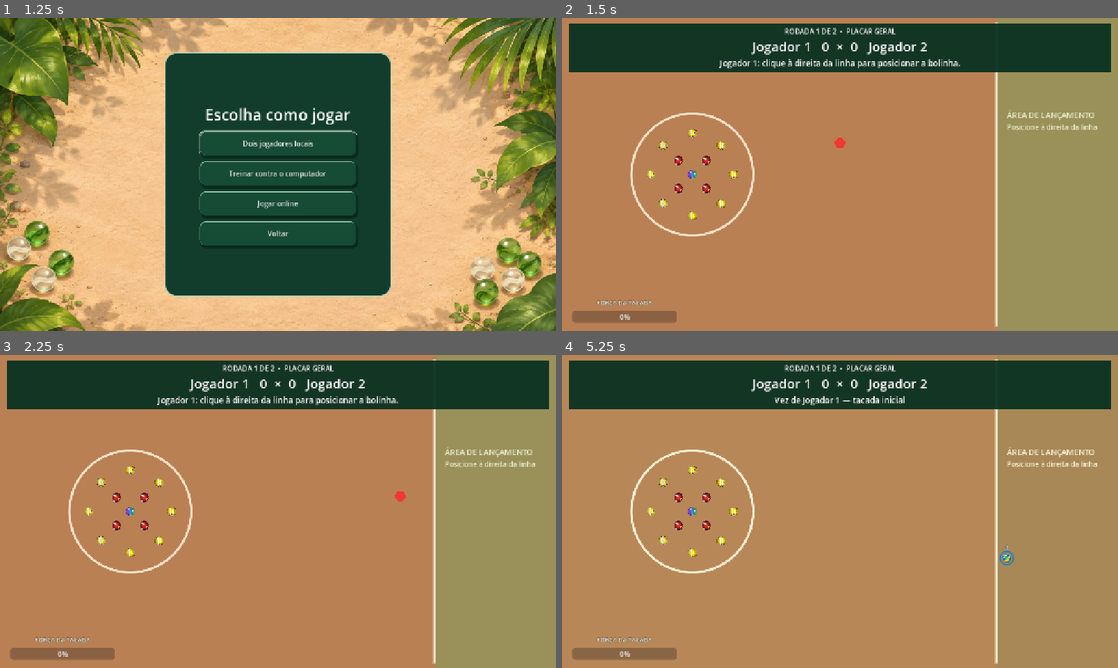
Above: before the commit, frames 1-4 (two rows, left to right).
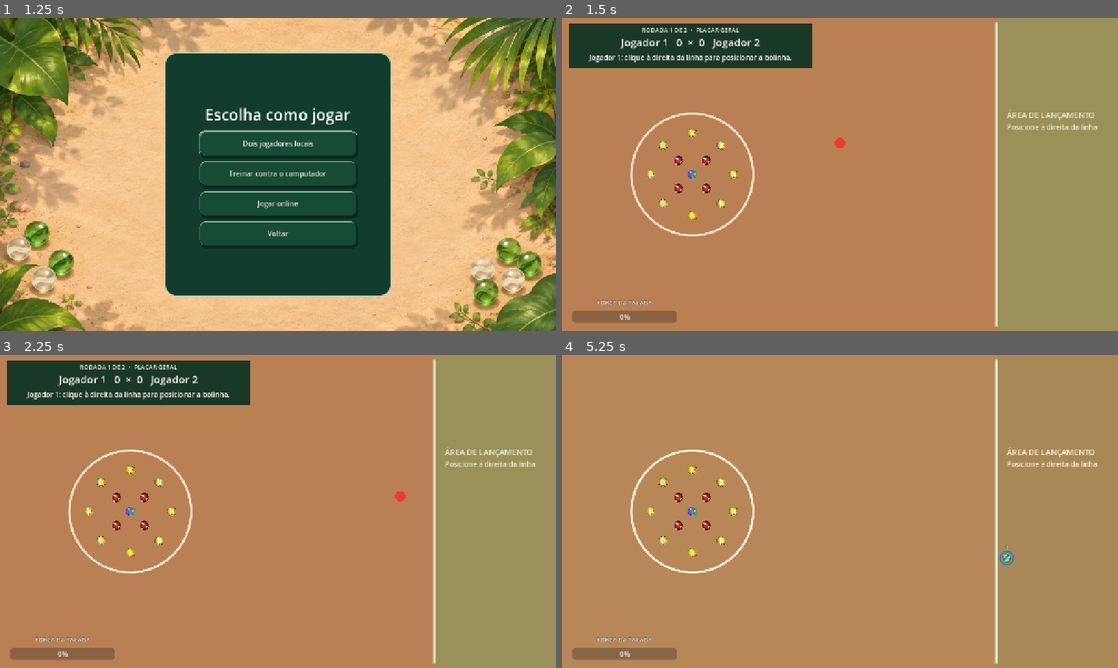
Above: after the commit, the same moments.

Repository: MatheusBrunoC/gudinho-da-amazonia
Game: Godot game, scene res://cenas/menu_inicial.tscn
The game is run twice, just before and just after one commit, with the same random seed, the same clock (stepped at 60 frames per second) and the same inputs.
Inputs (mouse positions are in pixels of both pictures, inside the frame that each line leads up to):
- Up to frame 1 (1.25 s): click "Jogar" at 0.5 s
- Up to frame 2 (1.5 s): click "Dois jogadores locais" at 1.25 s
- Up to frame 3 (2.25 s): tap Enter at 2 s; move the mouse to (400, 495) at 2.02 s; click (400, 495) at 2.17 s
- Up to frame 4 (5.25 s): tap Space at 2.75, 4.25 s; move the mouse to (728, 527) at 2.77 s; click (728, 527) at 2.92 s; tap Enter at 3.5, 5 s; move the mouse to (895, 442) at 3.52 s; click (895, 442) at 3.67 s; move the mouse to (812, 574) at 4.27 s; click (812, 574) at 4.42 s; move the mouse to (1006, 558) at 5.02 s; click (1006, 558) at 5.17 s

Frame 1 is identical in both runs. In frame 2, 10% of the frame differs, in the area x 1-99%, y 1-18%; in frame 3, 10%; in frame 4, 15%.

Commit message:
ajuste HUD, oculta placar durante mira e configura audio web

Diff:
--- a/cenas/interface.tscn
+++ b/cenas/interface.tscn
@@ -3,13 +3,6 @@
 [ext_resource type="Script" uid="uid://do60ct17lg68r" path="res://scripts/interface_partida.gd" id="1_djdx6"]
 [ext_resource type="Theme" uid="uid://ba2iyc674i7ad" path="res://recursos/tema_interface.tres" id="2_psy7u"]
 [ext_resource type="Script" uid="uid://81qoy0f6tap1" path="res://scripts/barra_forca.gd" id="3_fh05e"]
-
-[sub_resource type="StyleBoxFlat" id="StyleBoxFlat_fh05e"]
-bg_color = Color(0.04755766, 0.047557645, 0.047557645, 1)
-corner_radius_top_left = 8
-corner_radius_top_right = 8
-corner_radius_bottom_right = 8
-corner_radius_bottom_left = 8
 
 [node name="Interface" type="CanvasLayer" unique_id=1724434939]
 script = ExtResource("1_djdx6")
@@ -24,92 +17,84 @@
 mouse_filter = 2
 theme = ExtResource("2_psy7u")
 
-
-[node name="Faixa" type="ColorRect" parent="HUD"]
+[node name="Faixa" type="ColorRect" parent="HUD" unique_id=1300386140]
 layout_mode = 0
 offset_left = 16.0
 offset_top = 12.0
-offset_right = 1264.0
-offset_bottom = 124.0
+offset_right = 576.0
+offset_bottom = 116.0
 mouse_filter = 2
-color = Color(0.035, 0.19, 0.13, 0.94)
+color = Color(0.035, 0.19, 0.13, 0.9)
 
-[node name="TextoRodada" type="Label" parent="HUD"]
+[node name="TextoRodada" type="Label" parent="HUD" unique_id=1883179827]
 layout_mode = 0
-offset_left = 270.0
+offset_left = 28.0
 offset_top = 18.0
-offset_right = 1010.0
-offset_bottom = 44.0
-mouse_filter = 2
-theme_override_font_sizes/font_size = 16
+offset_right = 564.0
+offset_bottom = 38.0
 theme_override_colors/font_outline_color = Color(0.04, 0.12, 0.08, 1)
-theme_override_constants/outline_size = 3
+theme_override_constants/outline_size = 2
+theme_override_font_sizes/font_size = 14
 text = "RODADA 1 DE 2 • PLACAR GERAL"
 horizontal_alignment = 1
 vertical_alignment = 1
-autowrap_mode = 3
 
-[node name="TextoPontuacao" type="Label" parent="HUD"]
+[node name="TextoPontuacao" type="Label" parent="HUD" unique_id=766829730]
 layout_mode = 0
-offset_left = 260.0
-offset_top = 43.0
-offset_right = 1020.0
-offset_bottom = 87.0
-mouse_filter = 2
-theme_override_font_sizes/font_size = 30
+offset_left = 28.0
+offset_top = 39.0
+offset_right = 564.0
+offset_bottom = 71.0
 theme_override_colors/font_outline_color = Color(0.04, 0.12, 0.08, 1)
-theme_override_constants/outline_size = 3
+theme_override_constants/outline_size = 2
+theme_override_font_sizes/font_size = 24
 text = "Jogador 1   0 × 0   Jogador 2"
 horizontal_alignment = 1
 vertical_alignment = 1
 autowrap_mode = 3
 
-[node name="TextoVez" type="Label" parent="HUD"]
+[node name="TextoVez" type="Label" parent="HUD" unique_id=1623765585]
 layout_mode = 0
-offset_left = 250.0
-offset_top = 88.0
-offset_right = 1030.0
-offset_bottom = 120.0
-mouse_filter = 2
-theme_override_font_sizes/font_size = 19
+offset_left = 28.0
+offset_top = 72.0
+offset_right = 564.0
+offset_bottom = 110.0
 theme_override_colors/font_outline_color = Color(0.04, 0.12, 0.08, 1)
-theme_override_constants/outline_size = 3
+theme_override_constants/outline_size = 2
+theme_override_font_sizes/font_size = 16
 text = "Vez de Jogador 1"
 horizontal_alignment = 1
 vertical_alignment = 1
 autowrap_mode = 3
 
-[node name="TextoAviso" type="Label" parent="HUD"]
+[node name="TextoAviso" type="Label" parent="HUD" unique_id=40586328]
 layout_mode = 0
 offset_left = 120.0
 offset_top = 130.0
 offset_right = 1160.0
 offset_bottom = 182.0
-mouse_filter = 2
-theme_override_font_sizes/font_size = 19
 theme_override_colors/font_outline_color = Color(0.04, 0.12, 0.08, 1)
 theme_override_constants/outline_size = 3
-text = ""
+theme_override_font_sizes/font_size = 19
 horizontal_alignment = 1
 vertical_alignment = 1
 autowrap_mode = 3
 
-[node name="RotuloForca" type="Label" parent="HUD"]
+[node name="RotuloForca" type="Label" parent="HUD" unique_id=515982182]
 layout_mode = 0
 offset_left = 24.0
 offset_top = 644.0
 offset_right = 264.0
 offset_bottom = 666.0
-mouse_filter = 2
-theme_override_font_sizes/font_size = 14
 theme_override_colors/font_outline_color = Color(0.04, 0.12, 0.08, 1)
 theme_override_constants/outline_size = 3
+theme_override_font_sizes/font_size = 14
 text = "FORÇA DA TACADA"
 horizontal_alignment = 1
 vertical_alignment = 1
 autowrap_mode = 3
 
-[node name="BarraForca" type="ProgressBar" parent="HUD"]
+[node name="BarraForca" type="ProgressBar" parent="HUD" unique_id=1256134508]
 layout_mode = 0
 offset_left = 24.0
 offset_top = 674.0
@@ -118,22 +103,20 @@
 mouse_filter = 2
 script = ExtResource("3_fh05e")
 
-[node name="TextoHistorico" type="Label" parent="HUD"]
+[node name="TextoHistorico" type="Label" parent="HUD" unique_id=932280117]
 layout_mode = 0
 offset_left = 290.0
 offset_top = 653.0
 offset_right = 960.0
 offset_bottom = 703.0
-mouse_filter = 2
-theme_override_font_sizes/font_size = 16
 theme_override_colors/font_outline_color = Color(0.04, 0.12, 0.08, 1)
 theme_override_constants/outline_size = 3
-text = ""
+theme_override_font_sizes/font_size = 16
 horizontal_alignment = 1
 vertical_alignment = 1
 autowrap_mode = 3
 
-[node name="BotaoContinuar" type="Button" parent="HUD"]
+[node name="BotaoContinuar" type="Button" parent="HUD" unique_id=725888824]
 layout_mode = 0
 offset_left = 1000.0
 offset_top = 650.0
@@ -141,7 +124,7 @@
 offset_bottom = 700.0
 text = "Próxima rodada"
 
-[node name="BotaoMenu" type="Button" parent="HUD"]
+[node name="BotaoMenu" type="Button" parent="HUD" unique_id=628443790]
 layout_mode = 0
 offset_left = 1040.0
 offset_top = 42.0
--- a/project.godot
+++ b/project.godot
@@ -14,7 +14,13 @@
 config/version="0.1.0"
 run/main_scene="res://cenas/menu_inicial.tscn"
 config/features=PackedStringArray("4.6", "GL Compatibility")
+boot_splash/bg_color=Color(0.0627451, 0.22745098, 0.16470589, 1)
+boot_splash/image="uid://c4yf8w4ua5o35"
 config/icon="res://recursos/imagens/icone_gudinho.png"
+
+[audio]
+
+general/default_playback_type.web=0
 
 [autoload]
 
--- a/scripts/partida.gd
+++ b/scripts/partida.gd
@@ -70,6 +70,8 @@
 		if no is Bolinha:
 			no.impacto_detectado.connect(_ao_impacto)
 	alvo_recolhido.connect(_ao_alvo_recolhido)
+	mira.visibility_changed.connect(_sincronizar_placar_com_mira)
+	_sincronizar_placar_com_mira()
 
 
 func obter_jogador_atual() -> JogadorPartida:
@@ -499,3 +501,11 @@
 	add_child(efeito)
 	efeito.global_position = posicao_global
 	efeito.apresentar(valor)
+
+func _sincronizar_placar_com_mira() -> void:
+	var mostrar_placar: bool = not mira.visible
+
+	$Interface/HUD/Faixa.visible = mostrar_placar
+	$Interface/HUD/TextoRodada.visible = mostrar_placar
+	$Interface/HUD/TextoPontuacao.visible = mostrar_placar
+	$Interface/HUD/TextoVez.visible = mostrar_placar
